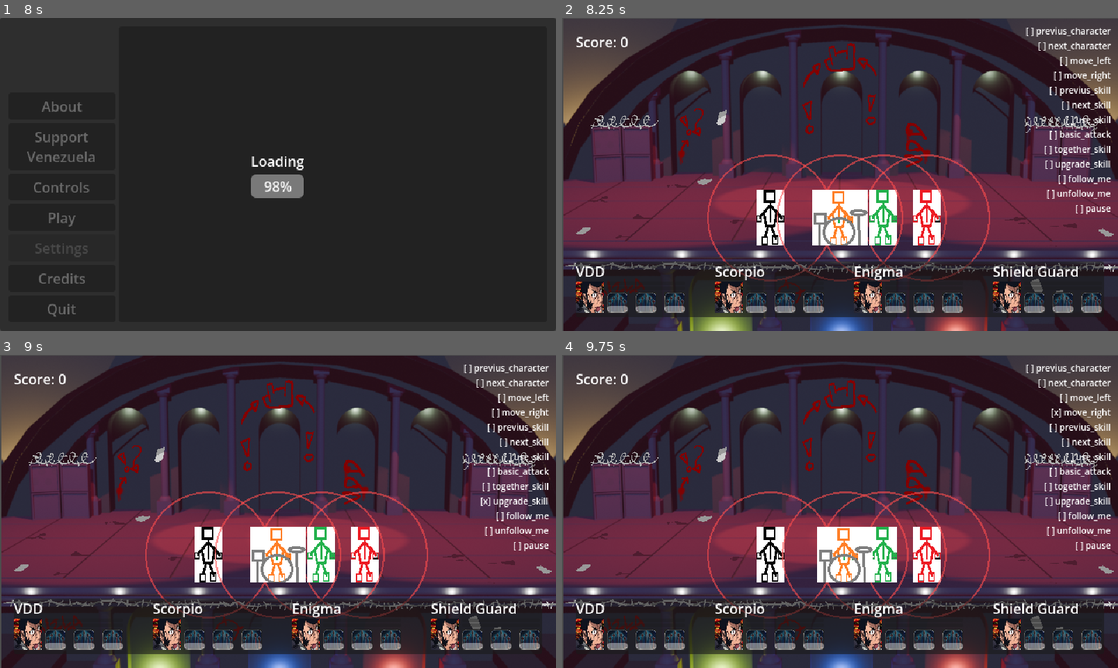
Above: before the commit, frames 1-4 (two rows, left to right).
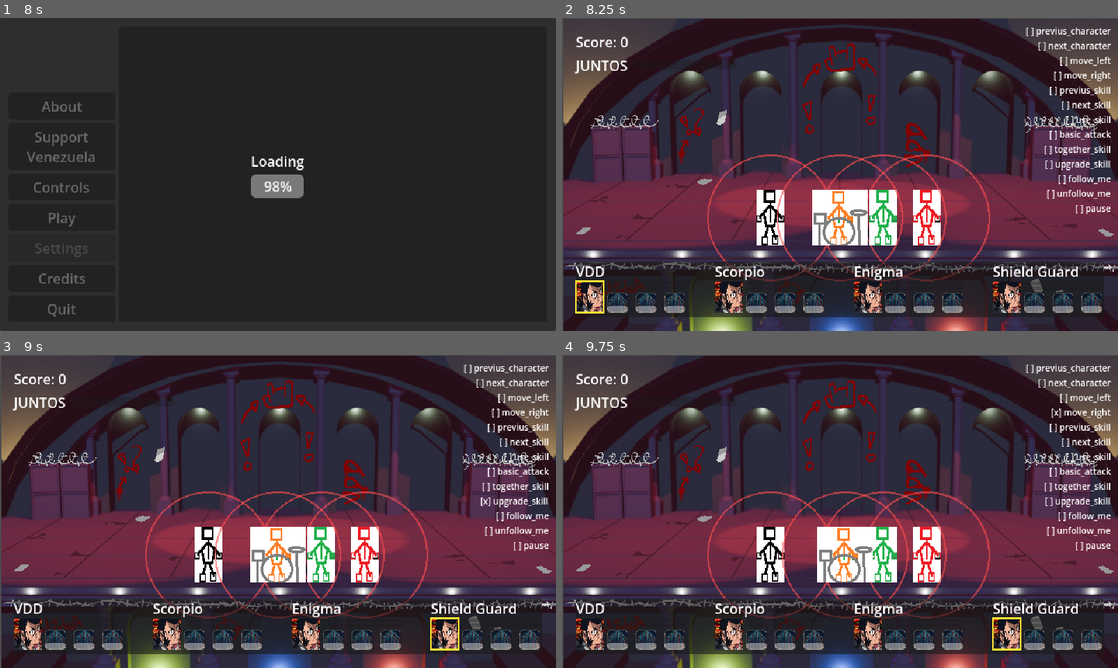
Above: after the commit, the same moments.

Repository: kevinesaa/juntos-game-jam
Game: Godot game, scene res://splash-screen/splash-screen.tscn
The game is run twice, just before and just after one commit, with the same random seed, the same clock (stepped at 60 frames per second) and the same inputs.
Inputs:
- Up to frame 1 (8 s): tap Enter at 0.5, 2, 5 s; hold D (move_right) 0.53-1.28 s; tap K (basic_attack) at 0.6, 4.35 s; tap Space at 1.25, 2.75 s; hold A (move_left) 1.28-2.03 s; tap H (follow_me) at 1.35, 5.1 s; hold D (move_right) 2.03-2.78 s; tap E (next_character) at 2.1, 7.35 s; hold I (upgrade_skill) 2.78-3.53 s; tap Q (previus_character) at 2.85 s; hold A (move_left) 3.53-5.75 s; tap N (unfollow_me) at 3.6 s; tap L (together_skill) at 4.15 s; click "Play" at 5.75 s; click "Play" at 6.5 s; hold D (move_right) from 7.28 s (still down)
- Up to frame 2 (8.25 s): release D (move_right) at 8 s; click "Support Venezuela" at 8 s
- Up to frame 3 (9 s): tap Space at 8.75 s; hold I (upgrade_skill) from 8.78 s (still down); tap Q (previus_character) at 8.85 s
- Up to frame 4 (9.75 s): release I (upgrade_skill) at 9.53 s; hold D (move_right) from 9.53 s (still down); tap N (unfollow_me) at 9.6 s

Frame 1 is identical in both runs. In frame 2, 0.3% of the frame differs, in the area x 2-12%, y 13-95%; in frame 3, 0.3%; in frame 4, 0.3%.

Commit message:
feat: JUNTOS shared meter (Space) + selected-character highlight
Theme mechanic for TOGETHER/JUNTOS: one shared charge bar that the whole
party feeds, rather than a per-character resource.

- LevelJamController owns the meter (togetherCharge / TOGETHER_CHARGE_MAX,
  with @export togetherChargePerKill so it's tunable in the editor). Every
  debris destroyed by any character adds charge; at full, the label reads
  "JUNTOS! [SPACE]" and Space destroys all falling debris, then empties it.
  The meter is zeroed after the clear loop, not before — each destroy()
  synchronously re-enters on_debris_destroyed_listener and adds charge back,
  so resetting first would let the skill partly pay for itself.
- Space added as a second event on the existing together_skill action, so L
  keeps working. Space was previously unbound.
- Input follows the existing convention: PlayerController emits
  on_together_skill_requested, LevelJamController decides if the meter is
  full. Inherits the pause/endGame early returns, so it can't fire while
  paused or after the run ends.
- Selected-character highlight: a ReferenceRect over each HUD portrait,
  toggled via CharacterUiController.set_selected(). This meant connecting
  PlayerController.on_current_character_change, which was already emitted
  but had never been wired to anything — so until now nothing on screen
  indicated which character you were controlling. Seeded to index 0 in
  _ready() since the signal only fires on change.

Still unverified at runtime. At the current 3s test timer the meter can't
reach full (~10 kills needed), so testing the together skill needs a longer
timer or a lower togetherChargePerKill.

Co-Authored-By: Claude Opus 5 (1M context) <noreply@anthropic.com>

Diff:
--- a/level-jam/characteUiController.gd
+++ b/level-jam/characteUiController.gd
@@ -6,6 +6,8 @@
 @onready var name_label: Label = $VBoxContainer/nameLabel
 @onready var helth_progress_bar: ProgressBar = $VBoxContainer/HBoxContainer/MarginContainer/VBoxContainer/helth_ProgressBar
 @onready var power_progress_bar: ProgressBar = $VBoxContainer/HBoxContainer/MarginContainer/VBoxContainer/power_ProgressBar
+
+@onready var selection_highlight: ReferenceRect = $VBoxContainer/HBoxContainer/portrait_TextureRect/selectionHighlight
 
 @onready var skill_1_v_scroll_bar: VScrollBar = $VBoxContainer/HBoxContainer/MarginContainer/VBoxContainer/HBoxContainer/skills_one_CenterContainer/PanelContainer/VScrollBar
 @onready var skill_2_v_scroll_bar: VScrollBar = $VBoxContainer/HBoxContainer/MarginContainer/VBoxContainer/HBoxContainer/skills_two_CenterContainer/PanelContainer/VScrollBar
@@ -31,3 +33,6 @@
 
 func update_health(value:float) -> void:
 	helth_progress_bar.value = value
+
+func set_selected(isSelected:bool) -> void:
+	selection_highlight.visible = isSelected
--- a/level-jam/level-jam-controller.gd
+++ b/level-jam/level-jam-controller.gd
@@ -12,6 +12,8 @@
 @onready var player_controller_node: PlayerController = $gameNode/playerController_Node
 @onready var debris_spawner_node: DebrisSpawner = $gameNode/debrisSpawner_Node
 @onready var score_label: Label = $CanvasLayer/MarginContainer/VBoxContainer/scoreLabel
+@onready var together_label: Label = $CanvasLayer/MarginContainer/VBoxContainer/togetherHBoxContainer/togetherLabel
+@onready var together_progress_bar: ProgressBar = $CanvasLayer/MarginContainer/VBoxContainer/togetherHBoxContainer/together_ProgressBar
 
 @onready var player_one_layout: CharacterUiController = $CanvasLayer/MarginContainer/VBoxContainer/PanelContainer/HBoxContainer/PlayerOneLayout
 @onready var player_two_layout: CharacterUiController = $CanvasLayer/MarginContainer/VBoxContainer/PanelContainer/HBoxContainer/PlayerTwoLayout
@@ -19,9 +21,17 @@
 @onready var player_four_layout: CharacterUiController = $CanvasLayer/MarginContainer/VBoxContainer/PanelContainer/HBoxContainer/PlayerFourLayout
 
 const LANE_HALF_WIDTH := 90.0
+## Matches the ProgressBar's default max_value, same reasoning as baseColdDown.
+const TOGETHER_CHARGE_MAX := 100.0
+
+## Charge added to the shared JUNTOS meter per debris destroyed, by any
+## character. At 10.0 it takes 10 kills between uses — tune here, the bar
+## follows automatically.
+@export var togetherChargePerKill:float = 10.0
 
 var statusPause:bool = false
 var score:int = 0
+var togetherCharge:float = 0.0
 var playerLayouts : Array[CharacterUiController]  = []
 
 func  _ready() -> void:
@@ -32,6 +42,11 @@
 	self.playerLayouts.append(player_two_layout)
 	self.playerLayouts.append(player_three_layout)
 	self.playerLayouts.append(player_four_layout)
+	_updateTogetherBar()
+	# PlayerController starts on index 0 but only emits on_current_character_change
+	# when the selection *changes*, so seed the highlight here or nothing is
+	# highlighted until the player first presses Q/E.
+	_highlightSelectedCharacter(0)
 
 func on_toggle_pause_listener(statusPause:bool) -> void:
 	pause_panel.visible = statusPause
@@ -59,6 +74,35 @@
 func on_debris_destroyed_listener(scoreValue:int) -> void:
 	self.score += scoreValue
 	score_label.text = "Score: %d" % self.score
+	self.togetherCharge = min(self.togetherCharge + self.togetherChargePerKill, TOGETHER_CHARGE_MAX)
+	_updateTogetherBar()
+
+func on_together_skill_requested_listener() -> void:
+	if self.togetherCharge < TOGETHER_CHARGE_MAX:
+		return
+	for debris in get_tree().get_nodes_in_group("falling_debris"):
+		if debris.has_method("destroy"):
+			debris.destroy()
+	# Zero the meter *after* the loop, not before: every destroy() above
+	# synchronously re-enters on_debris_destroyed_listener and adds charge
+	# back, so resetting first would leave the meter partly refilled and the
+	# skill would keep paying for itself.
+	self.togetherCharge = 0.0
+	_updateTogetherBar()
+
+func _updateTogetherBar() -> void:
+	together_progress_bar.value = self.togetherCharge
+	if self.togetherCharge >= TOGETHER_CHARGE_MAX:
+		together_label.text = "JUNTOS! [SPACE]"
+	else:
+		together_label.text = "JUNTOS"
+
+func on_current_character_change_listener(characterIndexId:int) -> void:
+	_highlightSelectedCharacter(characterIndexId)
+
+func _highlightSelectedCharacter(selectedIndex:int) -> void:
+	for i in self.playerLayouts.size():
+		self.playerLayouts.get(i).set_selected(i == selectedIndex)
 
 func on_debris_landed_listener(x:float, damage:float) -> void:
 	var nearestCharacter:MyCharacterController = null
--- a/level-jam/level-jam.tscn
+++ b/level-jam/level-jam.tscn
@@ -285,6 +285,23 @@
 layout_mode = 2
 text = "Score: 0"
 
+[node name="togetherHBoxContainer" type="HBoxContainer" parent="CanvasLayer/MarginContainer/VBoxContainer" unique_id=754402211]
+layout_mode = 2
+size_flags_horizontal = 0
+theme_override_constants/separation = 6
+
+[node name="togetherLabel" type="Label" parent="CanvasLayer/MarginContainer/VBoxContainer/togetherHBoxContainer" unique_id=754402212]
+layout_mode = 2
+text = "JUNTOS"
+
+[node name="together_ProgressBar" type="ProgressBar" parent="CanvasLayer/MarginContainer/VBoxContainer/togetherHBoxContainer" unique_id=754402213]
+custom_minimum_size = Vector2(120, 10)
+layout_mode = 2
+size_flags_vertical = 4
+max_value = 100.0
+value = 0.0
+show_percentage = false
+
 [node name="spacing_Control" type="Control" parent="CanvasLayer/MarginContainer/VBoxContainer" unique_id=456048802]
 layout_mode = 2
 size_flags_vertical = 3
@@ -417,6 +434,8 @@
 [connection signal="progressing_loading_scene_completed" from="sceneController_Node" to="." method="on_load_scene_complete_listener"]
 [connection signal="progressing_loading_scene_updated" from="sceneController_Node" to="." method="on_change_scene_controller_progressing_loading_scene_updated_listener"]
 [connection signal="on_character_health_change_notify" from="gameNode/playerController_Node" to="." method="on_character_health_change_listener"]
+[connection signal="on_current_character_change" from="gameNode/playerController_Node" to="." method="on_current_character_change_listener"]
+[connection signal="on_together_skill_requested" from="gameNode/playerController_Node" to="." method="on_together_skill_requested_listener"]
 [connection signal="on_press_pause_notify" from="gameNode/playerController_Node" to="." method="on_toggle_pause_listener"]
 [connection signal="on_recovery_skill_status" from="gameNode/playerController_Node" to="." method="on_update_skill_recovery_status_listener"]
 [connection signal="debris_destroyed" from="gameNode/debrisSpawner_Node" to="." method="on_debris_destroyed_listener"]
--- a/level-jam/player-ui-layout.tscn
+++ b/level-jam/player-ui-layout.tscn
@@ -34,6 +34,18 @@
 texture = ExtResource("1_fw2xj")
 expand_mode = 1
 stretch_mode = 6
+
+[node name="selectionHighlight" type="ReferenceRect" parent="VBoxContainer/HBoxContainer/portrait_TextureRect" unique_id=1617202785]
+visible = false
+layout_mode = 1
+anchors_preset = 15
+anchor_right = 1.0
+anchor_bottom = 1.0
+grow_horizontal = 2
+grow_vertical = 2
+border_color = Color(1, 0.9, 0.2, 1)
+border_width = 2.0
+editor_only = false
 
 [node name="MarginContainer" type="MarginContainer" parent="VBoxContainer/HBoxContainer" unique_id=33685284]
 layout_mode = 2
--- a/player-controller/PlayerController.gd
+++ b/player-controller/PlayerController.gd
@@ -13,6 +13,7 @@
 signal on_selected_skill_change_notify(characterIndexId:int, skillIndexId:int)
 signal on_recovery_skill_status(characterIndexId:int, skillIndex:int, value:float)
 signal on_character_health_change_notify(characterIndexId:int, value:float)
+signal on_together_skill_requested()
 #endregion
 
 var endGame:bool = false
@@ -75,6 +76,9 @@
 	var followme = Input.is_action_just_pressed("follow_me")
 	var unfollowme = Input.is_action_just_pressed("unfollow_me")
 
+	if(togetherSkill):
+		self.on_together_skill_requested.emit()
+
 	if(specialSkill):
 		_skill_one()
 
--- a/project.godot
+++ b/project.godot
@@ -72,7 +72,7 @@
 }
 together_skill={
 "deadzone": 0.2,
-"events": [Object(InputEventKey,"resource_local_to_scene":fa …(211 unchanged characters)… "location":0,"echo":false,"script":null)
+"events": [Object(InputEventKey,"resource_local_to_scene":fa …(211 unchanged characters)… "location":0,"echo":false,"script":null), Object(InputEventKey,"resource_local_to_scene":false,"resource_name":"","device":-1,"window_id":0,"alt_pressed":false,"shift_pressed":false,"ctrl_pressed":false,"meta_pressed":false,"pressed":false,"keycode":0,"physical_keycode":32,"key_label":0,"unicode":32,"location":0,"echo":false,"script":null)
 ]
 }
 upgrade_skill={
Not shown, changed: docs/JAM_BRIEF.md
Not shown, changed: docs/TODO.md
